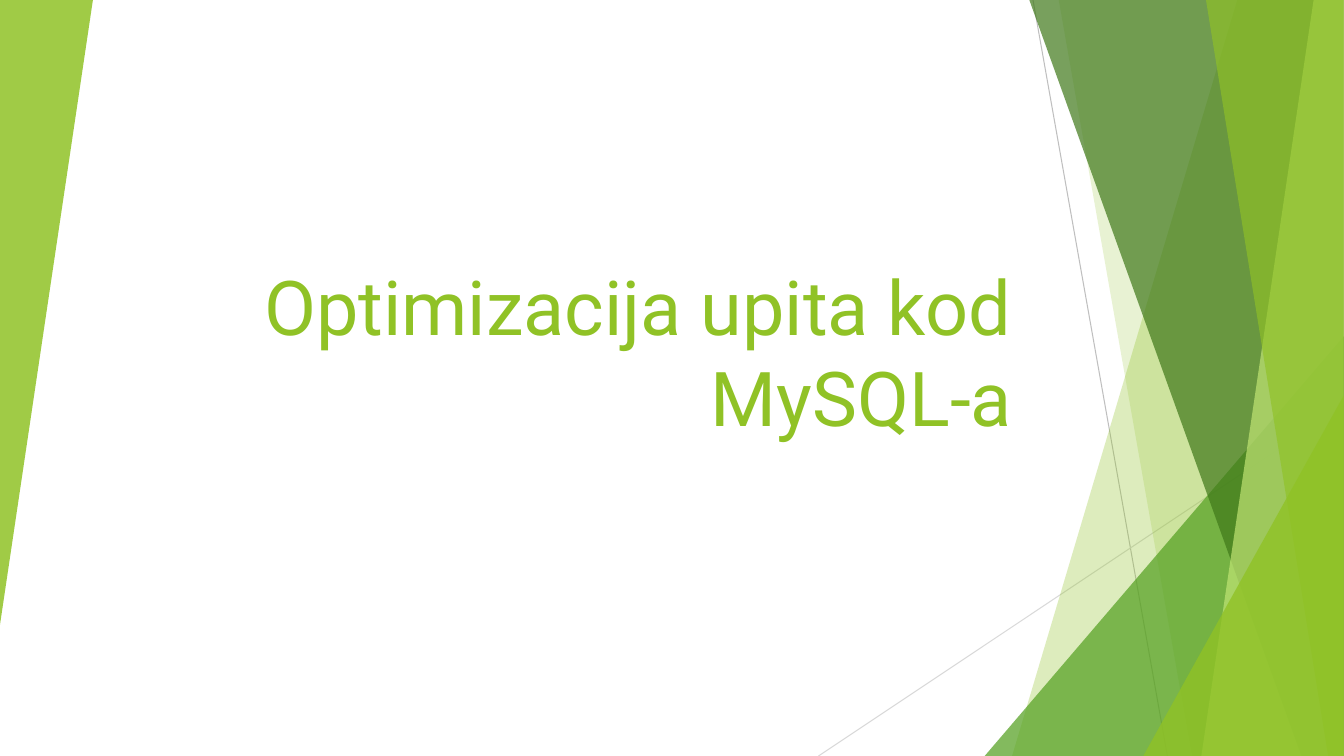
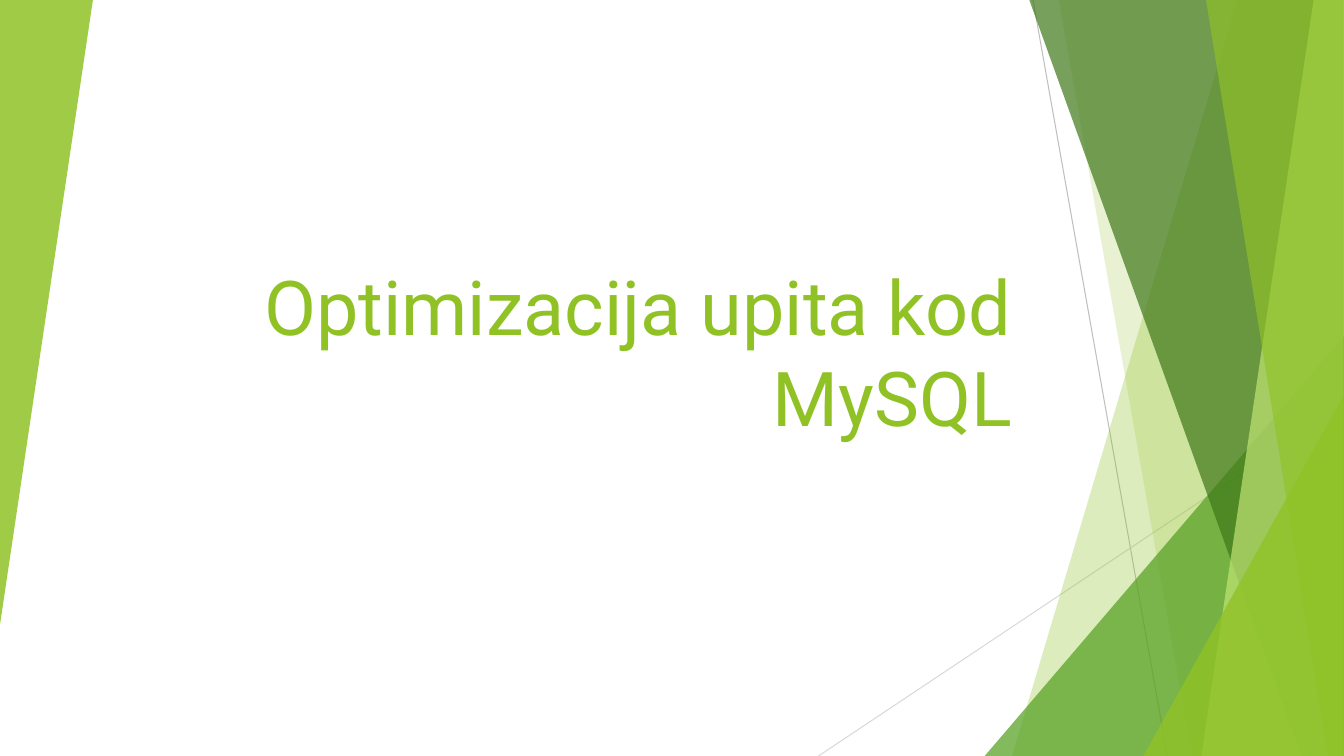
Before and after one commit to MakiNis96/Seminarski-I-faza, a slide deck: slide 1 of Optimizacija upita MySQL.pptx. Drawn at 1344x756 pixels with LibreOffice and Linux fonts; fonts in the diff are those of the drawing. Boxes give left, top, right and bottom in pixels: in the first picture for what was removed or moved away, otherwise in the second. Text is boxed around its words. In the diff, an @@ line names an element or a change of style, - is before the commit and + after.

Commit message:
'promena'

```diff
--- a/Optimizacija upita MySQL.pptx
+++ b/Optimizacija upita MySQL.pptx
@@ title at (x1=264, y1=278, x2=1012, y2=442): text changed @@
-Optimizacija upita kod MySQL-a
+Optimizacija upita kod MySQL
```
